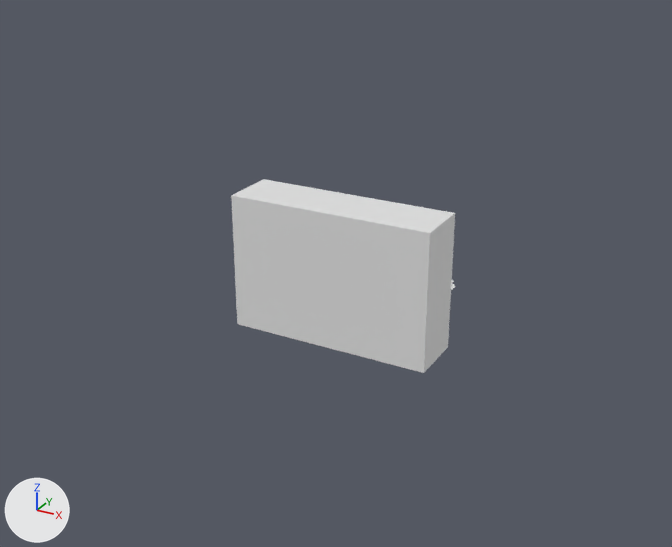
Two versions of the Blender file Assets/Art/Headlands/Test/playercontroller.blend, one commit apart.
Rendered twice from a camera (50 mm lens) standing at (32.3, -74.5, 37.3) and looking at (-1.0, -14.0, 7.0). The axes (+X, +Y, +Z) are drawn at lower left. The lights are the same throughout.
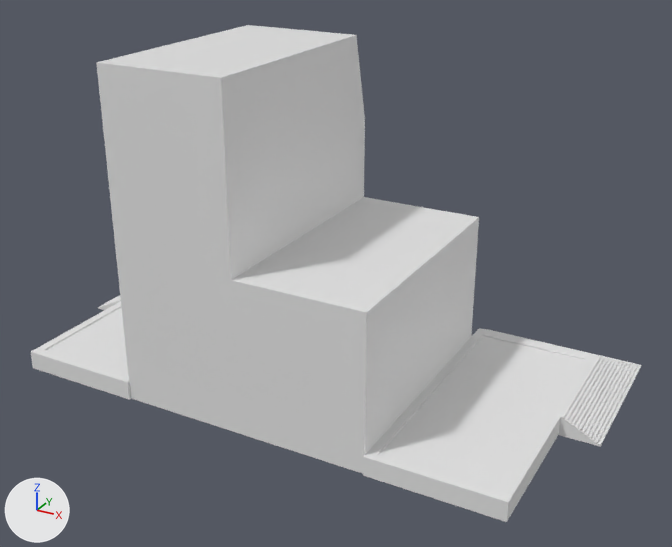
Patch to the scene script:
```diff
--- a/Assets/Art/Headlands/Test/playercontroller.blend.py
+++ b/Assets/Art/Headlands/Test/playercontroller.blend.py
@@ me_cube_002 @@
-me_cube_002.from_pydata(...)  # 36 vertices, 34 faces; spans x -8.0..10.0, y -1.0..4.0, z 0.0..12.0
+me_cube_002.from_pydata(...)  # 113 vertices, 108 faces; spans x -8.0..12.0, y -15.3..4.0, z 0.0..25.4
+# me_cube_002 part 1
+# 18 vertices are removed from x -8.0..10.0, y -1.0..4.0, z 0.0..12.0
+# 25 faces are deleted
+# 6 vertices in x 10.0, y 1.0..4.0, z 0.0..12.0 move by (2.0, 0.0, 0.0)
+# 60 vertices are added at x -8.0..9.6, y -15.3..4.0, z 0.0..25.4
+# 6 new vertices lie (0.0, -16.3, 0.0) away from vertices in x -8.0..10.0, y 1.0, z 0.0..12.0
+# 5 new vertices lie (0.0, 0.0, 6.9) away from vertices in x -8.0..1.5, y -15.3..4.0, z 11.6
+# 13 new vertices lie (0.0, 0.0, 3.1) away from vertices in x 0.9..9.6, y -11.1..1.0, z 8.5
+# 6 new vertices lie (0.0, 6.1, 0.0) away from vertices in x 7.0..8.4, y -11.1, z 8.5..11.6
+# 5 new vertices lie (0.0, 3.4, 0.0) away from vertices in x 8.4..9.6, y -2.4, z 8.5..11.6
+# 99 new faces join them
 me_cube_002.materials.append(mat_material_001)
@@ me_plane @@
+me_plane.from_pydata([(-1.0, 0.0, 12.0), (1.0, 0.0, 12.0), (-1.0, 0.0, 0.0), (1.0, 0.0, 0.0)], [], [(0, 1, 3, 2)])
+me_plane.materials.append(mat_leaves)  # white #e7e7e7
@@ me_cube_029 @@
+me_cube_029.from_pydata([(-4.4, -16.0, 1.4), (-4.4, 4.0, 1.4), (4.4, -16.0, 1.4), (4.4, 4.0, 1.4)], [], [(3, 1, 0, 2)])
+me_cube_029.materials.append(mat_water)  # white #e7e7e7
@@ me_cube_028 @@
+me_cube_028.from_pydata([(-2.0, -7.0, 0.0), (-2.0, 3.0, 0.0), (1.0, -7.0, 0.0), (1.0, -7.0, 1.5), (1.0, 3.0, 0.0), (1.0, 3.0, 1.5), (11.0, -7.0, 1.5), (-2.0, -10.0, 0.0), (1.0, -10.0, 0.0), (11.0, -7.0, 0.0), (11.0, -10.0, 0.0)], [], [(1, 5, 4), (4, 5, 3, 2), (0, 2, 8, 7), (1, 4, 2, 0), (5, 1, 0, 3), (8, 3, 7), (3, 8, 10, 6), (3, 0, 7), (9, 6, 10), (8, 2, 9, 10), (2, 3, 6, 9)])
+me_cube_028.materials.append(mat_material_001)  # white #e7e7e7
@@ me_cube_023 @@
+me_cube_023.from_pydata([(-4.4, -16.0, 1.4), (-4.4, 4.0, 1.4), (4.4, -16.0, 1.4), (4.4, 4.0, 1.4)], [], [(3, 1, 0, 2)])
+me_cube_023.materials.append(mat_lava)  # white #e7e7e7
@@ ob_vines_001 @@
+ob_vines_001 = bpy.data.objects.new('Vines.001', me_plane)
+ob_vines_001.location = (7.8, -8.95, 0.0)
@@ ob_cube_042 @@
+ob_cube_042 = bpy.data.objects.new('Cube.042', me_cube_029)
+ob_cube_042.location = (14.0, -12.0, 0.0)
@@ ob_cube_041 @@
+ob_cube_041 = bpy.data.objects.new('Cube.041', me_cube_028)
+ob_cube_041.location = (20.0, -14.5, 0.0)
+ob_cube_041.rotation_euler = (0.0, 0.0, -3.142)  # degrees (0, 0, -180)
@@ ob_cube_040 @@
+ob_cube_040 = bpy.data.objects.new('Cube.040', me_cube_027)  # 184 vertices, 160 faces; spans x 0.0..3.0, y -3.0..0.0, z 0.0..1.5; in mat_material_001 (white #e7e7e7)
+ob_cube_040.location = (22.0, -4.5, 0.0)
+ob_cube_040.rotation_euler = (0.0, 0.0, -1.571)  # degrees (0, 0, -90)
@@ ob_cube_039 @@
+ob_cube_039 = bpy.data.objects.new('Cube.039', me_cube_026)  # a box spanning x 0.0..0.25, y -10.0..0.0, z 0.0..0.12; in mat_material_001 (white #e7e7e7); modifiers ARRAY
+ob_cube_039.location = (22.0, -17.5, 0.0)
+ob_cube_039.rotation_euler = (0.0, 0.0, -3.142)  # degrees (0, 0, -180)
@@ ob_cube_038 @@
+ob_cube_038 = bpy.data.objects.new('Cube.038', me_cube_026.copy())  # modifiers ARRAY
+ob_cube_038.location = (19.0, -4.5, 0.0)
+ob_cube_038.rotation_euler = (0.0, 0.0, -1.571)  # degrees (0, 0, -90)
@@ ob_cube_037 @@
+ob_cube_037 = bpy.data.objects.new('Cube.037', me_cube_024)  # 16 vertices, 14 faces; spans x -5.0..5.0, y -10.5..10.5, z -0.2..1.5; in mat_material_001 (white #e7e7e7)
+ob_cube_037.location = (14.0, -18.0, 0.0)
@@ ob_cube_036 @@
+ob_cube_036 = bpy.data.objects.new('Cube.036', me_cube_023)
+ob_cube_036.location = (-16.0, -12.0, 0.0)
@@ ob_cube_035 @@
+ob_cube_035 = bpy.data.objects.new('Cube.035', me_cube_028.copy())
+ob_cube_035.location = (-14.0, -6.5, 0.0)
+ob_cube_035.rotation_euler = (0.0, 0.0, -1.571)  # degrees (0, 0, -90)
@@ ob_cube_033 @@
+ob_cube_033 = bpy.data.objects.new('Cube.033', me_cube_026.copy())  # modifiers ARRAY
+ob_cube_033.location = (-24.0, -7.5, 0.0)
@@ ob_cube_031 @@
+ob_cube_031 = bpy.data.objects.new('Cube.031', me_cube_024.copy())
+ob_cube_031.location = (-16.0, -18.0, 0.0)
```

What differs and where, as boxes (x1, y1, x2, y2) in the pictures (672 x 547 px):
'Cube.013', reshaped (71% wider, 131% taller)
    before: (231, 179, 455, 373)
    after: (96, 25, 479, 474)
'Cube.042', added
    after: (379, 336, 584, 492)
'Cube.037', added
    after: (363, 330, 597, 522)
'Cube.039', added
    after: (560, 357, 633, 447)
'Cube.036', added
    after: (45, 307, 128, 376)
'Cube.031', added
    after: (31, 301, 131, 399)
'Cube.040', added
    after: (597, 356, 641, 382)
'Cube.041', added
    after: (558, 418, 597, 445)
'Cube.038', added
    after: (478, 328, 601, 357)
'Cube.033', added
    after: (98, 295, 121, 309)
'Cube.035', added
    after: (100, 303, 115, 310)
